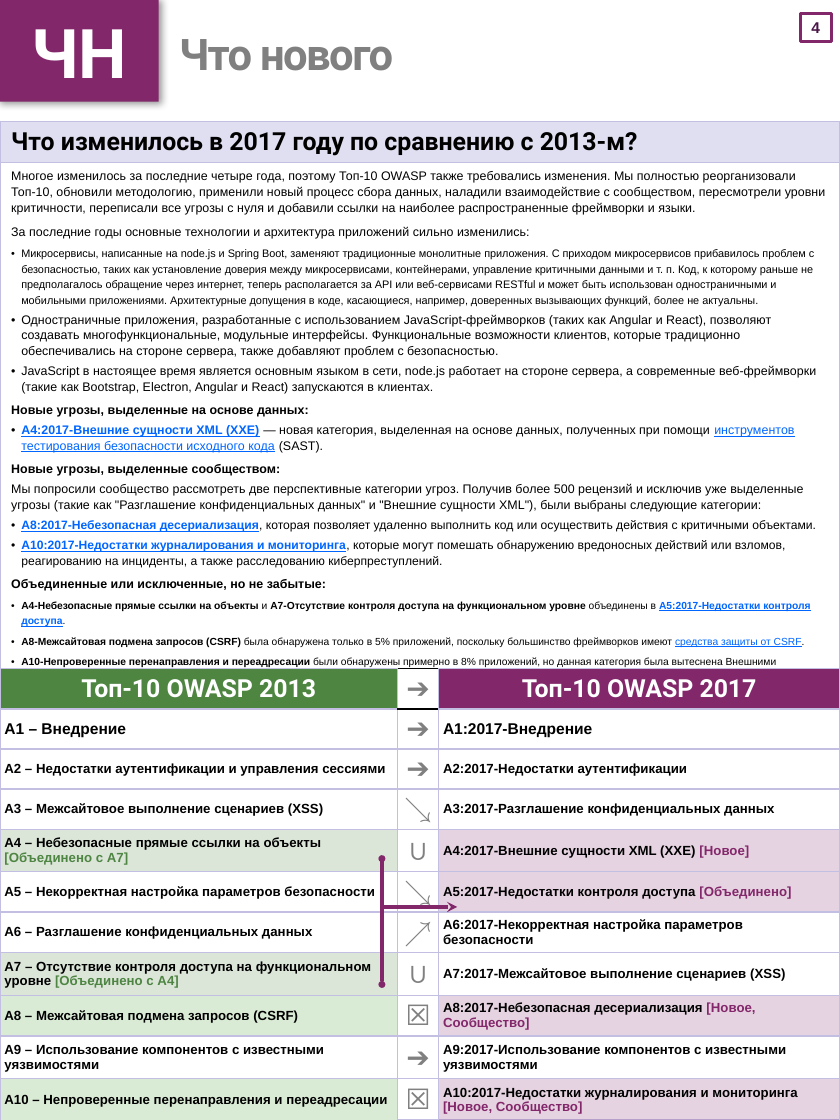
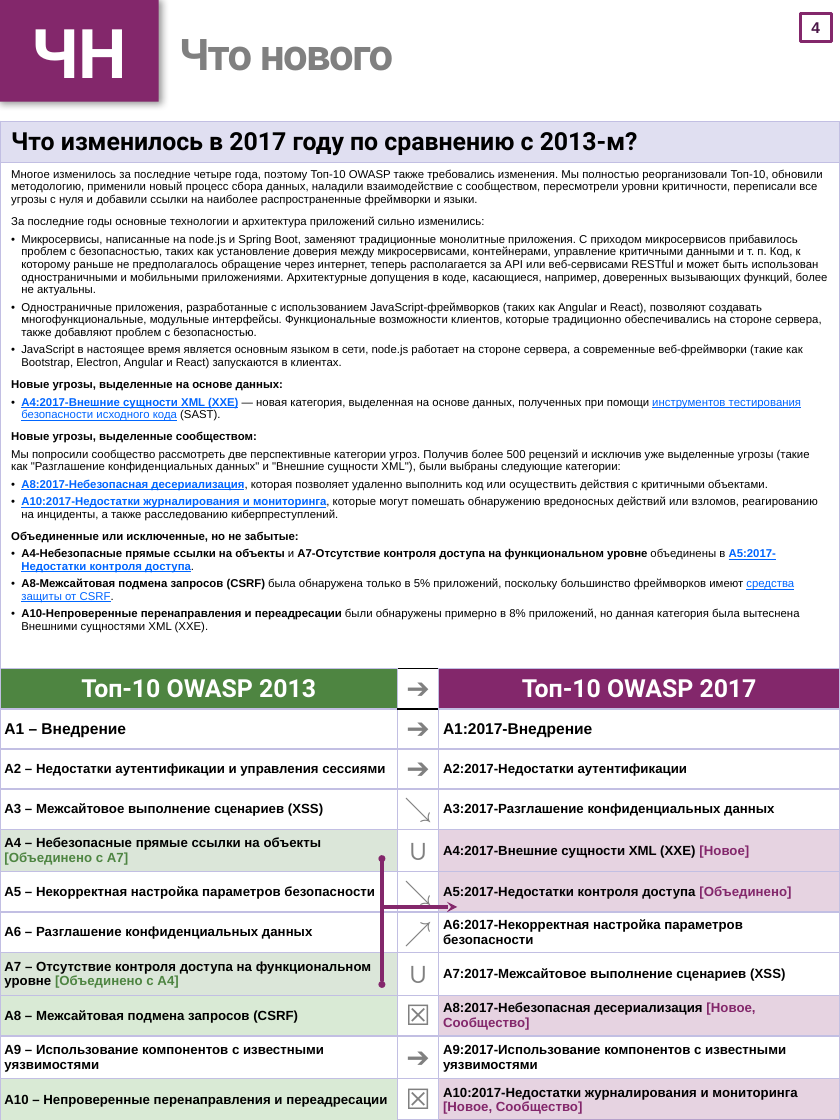
Before and after one commit to OWASP/Top10, a slide deck: slide 5 of 2017/OWASP Top 10-2017-ru.pptx. Drawn at 840x1120 pixels with LibreOffice and Linux fonts; fonts in the diff are those of the drawing. Boxes give left, top, right and bottom in pixels: in the first picture for what was removed or moved away, otherwise in the second. Text is boxed around its words. In the diff, an @@ line names an element or a change of style, - is before the commit and + after.

```diff
--- a/2017/OWASP Top 10-2017-ru.pptx
+++ b/2017/OWASP Top 10-2017-ru.pptx
@@ table at (0, 121, 840, 1119) @@
@@ size 8 to 7.3 pt in "Многое изменилось за последние четыре года, поэтому ...", "За последние годы основные технологии и архитектура ...", "Одностраничные приложения, разработанные с использованием Ja ...", "JavaScript в настоящее время является основным языком ..." and 5 more places @@
@@ size 7 to 7.3 pt in "Микросервисы, написанные на node.js и Spring Boot, ..." @@
@@ size 7.8 to 7.3 pt in "A8:2017-Небезопасная десериализация, которая позволяет удале ...", "A10:2017-Недостатки журналирования и мониторинга, которые мо ..." @@
@@ size 6.6 to 7.3 pt in "A4-Небезопасные прямые ссылки на объекты и A7-Отсутствие ...", "A8-Межсайтовая подмена запросов (CSRF) была обнаружена тольк ...", "A10-Непроверенные перенаправления и переадресации были обнар ..." @@
@@ line spacing 10pt to 1 @@
```
Also in this commit, not shown: 9 other slides changed, 27 other files.
